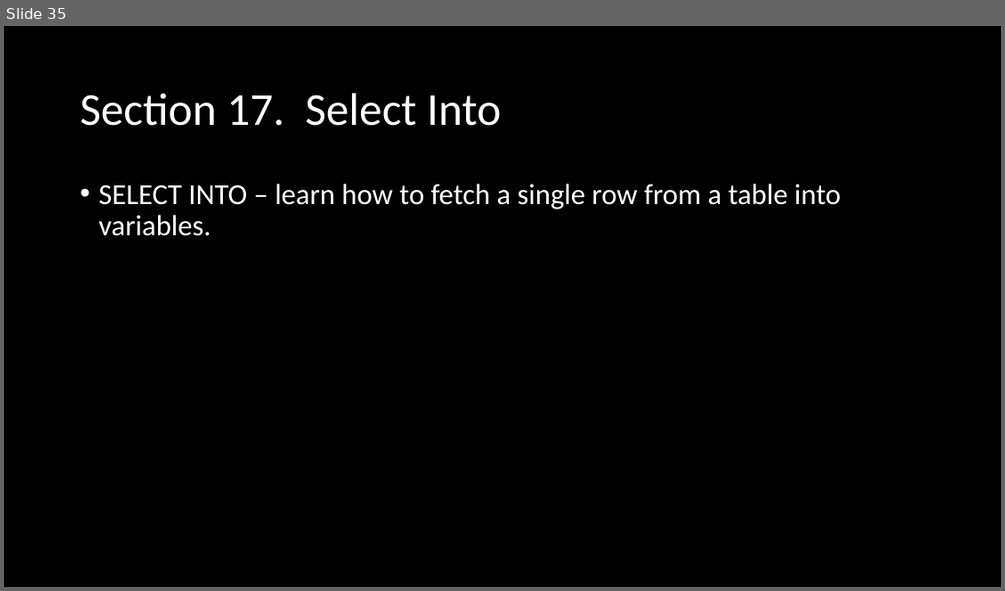
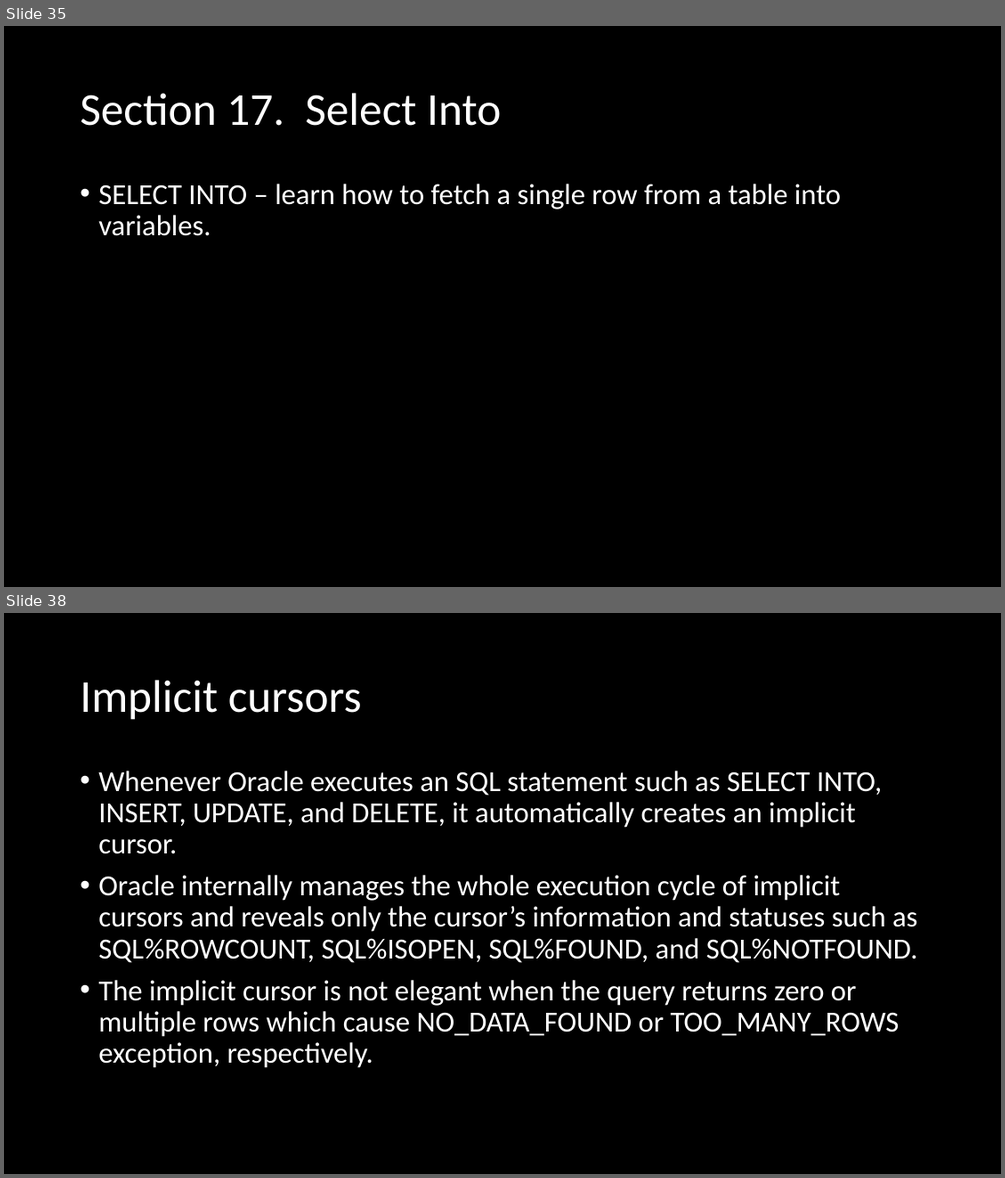
Before and after one commit to vivek-gohil/BharatBank-Oracle, a slide deck: Oracle-Vivek Gohil.pptx. Shown one above the other, each under a label of ours: slide 35 before the commit, slides 35 and 38 after it; the slides between them are not shown. The pictures are 1005x591 and 1005x1178 pixels, drawn with LibreOffice and Linux fonts; fonts in the diff are those of the drawing. Boxes give left, top, right and bottom in pixels: in the first picture for what was removed or moved away, otherwise in the second. Text is boxed around its words. In the diff, an @@ line names an element or a change of style, - is before the commit and + after.

Commit message:
Day 5
PPT + Oracle Tutorials - Detailed

```diff
--- a/Oracle-Vivek Gohil.pptx
+++ b/Oracle-Vivek Gohil.pptx
@@ slide 38 added at (4,613,1001,1174), background #000000 @@
@@ title added at (80,680,362,720), 44 pt, text #FFFFFF @@
+Implicit cursors
@@ text added at (98,771,918,1068), 28 pt, text #FFFFFF @@
+• Whenever Oracle executes an SQL statement such as SELECT INTO, INSERT, UPDATE, and DELETE, it automatically creates an implicit cursor.
+• Oracle internally manages the whole execution cycle of implicit cursors and reveals only the cursor’s information and statuses such as SQL%ROWCOUNT, SQL%ISOPEN, SQL%FOUND, and SQL%NOTFOUND.
+• The implicit cursor is not elegant when the query returns zero or multiple rows which cause NO_DATA_FOUND or TOO_MANY_ROWS exception, respectively.
```
Also in this commit, not shown: 2 slides changed, 5 other slides added, 1 other file.
